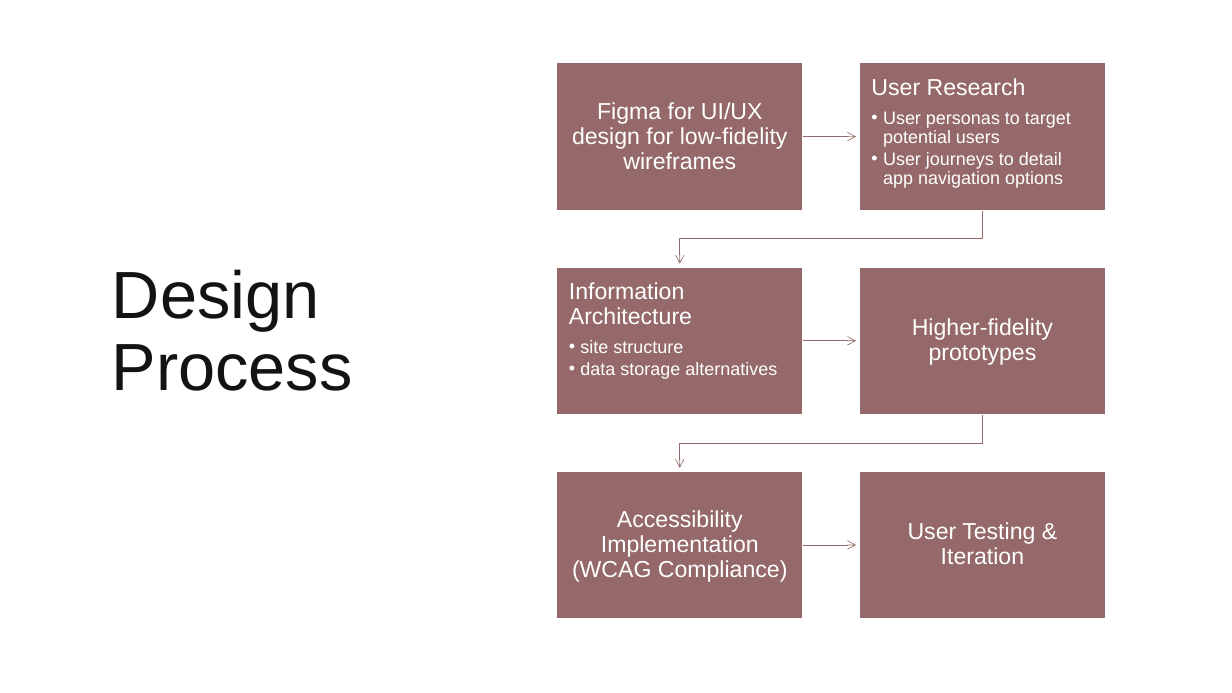
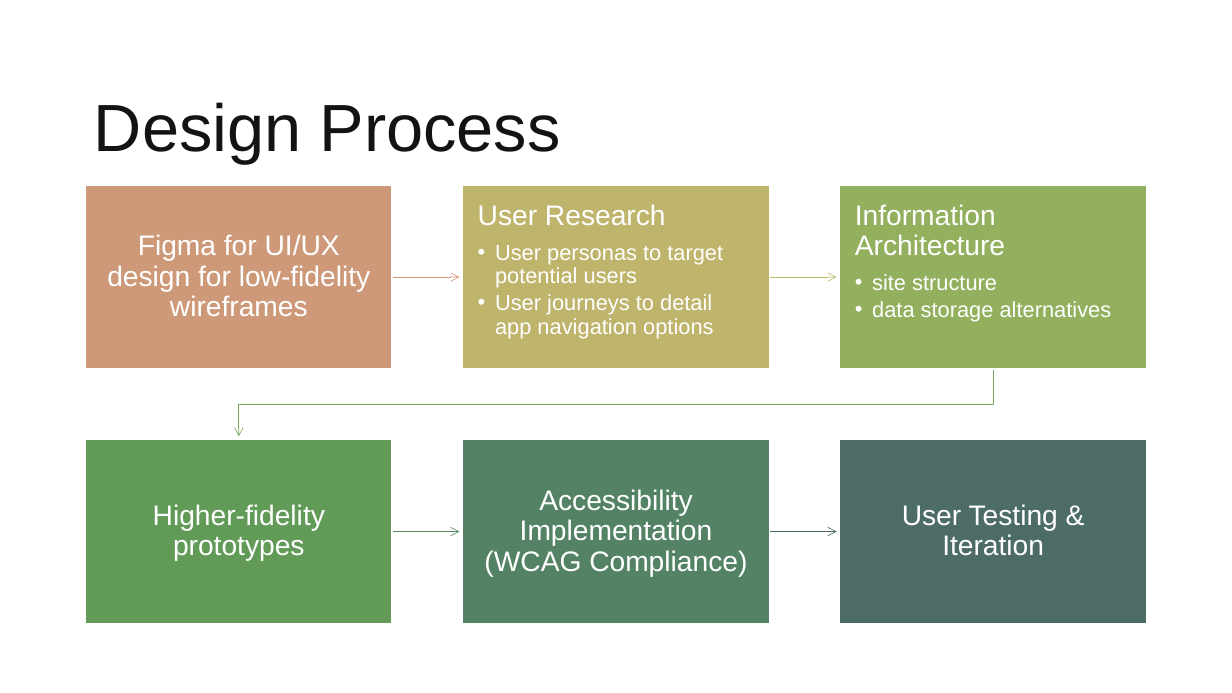
Before and after one commit to chriswil/cpsc8740-final, a slide deck: slide 7 of docs/presentation-chris-williams.pptx. Drawn at 1232x693 pixels with LibreOffice and Linux fonts; fonts in the diff are those of the drawing. Boxes give left, top, right and bottom in pixels: in the first picture for what was removed or moved away, otherwise in the second. Text is boxed around its words. In the diff, an @@ line names an element or a change of style, - is before the commit and + after.

```diff
--- a/docs/presentation-chris-williams.pptx
+++ b/docs/presentation-chris-williams.pptx
@@ title "Design Process" rewrapped from [112, 269, 353, 391] to [94, 102, 561, 163] @@
@@ text "Figma for UI/UX design for ...": place and size @@
-text "Figma for UI/UX design for ..." at [572, 102, 788, 169]
+text "Figma for UI/UX design for ..." at [107, 234, 370, 316]
@@ text "User Research": place and size @@
-text "User Research" at [871, 78, 1071, 188]
+text "User Research" at [478, 204, 723, 338]
@@ text "User Research" at [478, 204, 723, 338]: size 18 to 22 pt in "User Research"; size 14 to 17 pt in "User personas to target potential users", "User journeys to detail app navigation options"; more space between paragraphs; indent changed @@
@@ text "Information Architecture": place and size @@
-text "Information Architecture" at [569, 282, 777, 379]
+text "Information Architecture" at [855, 204, 1112, 322]
@@ text "Information Architecture" at [855, 204, 1112, 322]: size 18 to 22 pt in "Information Architecture"; size 14 to 17 pt in "site structure", "data storage alternatives"; more space between paragraphs; indent changed @@
@@ rectangle: place and size @@
-rectangle at [860, 267, 1105, 415]
+rectangle at [840, 185, 1147, 369]
@@ rectangle at [840, 185, 1147, 369]: fill #956969 to #92B05E @@
@@ freeform shape: place and size @@
-freeform shape at [803, 336, 857, 346]
+freeform shape at [769, 273, 836, 282]
@@ freeform shape at [769, 273, 836, 282]: outline #956969 0.5 pt to #BBBB68 0.5 pt @@
@@ group removed at [557, 63, 1105, 469]: 3 freeform shapes, 3 rectangles @@
@@ size 18 to 22 pt; more space between paragraphs in 4 elements at [902, 504, 1058, 556], [484, 489, 747, 577], [107, 234, 370, 316], [153, 504, 325, 561] @@
@@ text "Higher-fidelity prototypes": place and size @@
-text "Higher-fidelity prototypes" at [912, 318, 1053, 365]
+text "Higher-fidelity prototypes" at [153, 504, 325, 561]
@@ group added at [86, 185, 993, 624]: 3 freeform shapes, 3 rectangles @@
@@ text "Accessibility Implementation (WCAG Compliance)": place and size @@
-text "Accessibility Implementation (WCAG Compliance)" at [572, 510, 788, 582]
+text "Accessibility Implementation (WCAG Compliance)" at [484, 489, 747, 577]
@@ rectangle: place and size @@
-rectangle at [557, 471, 803, 619]
+rectangle at [463, 440, 770, 624]
@@ rectangle at [463, 440, 770, 624]: fill #956969 to #538364 @@
@@ text "User Testing & Iteration": place and size @@
-text "User Testing & Iteration" at [908, 522, 1035, 564]
+text "User Testing & Iteration" at [902, 504, 1058, 556]
@@ rectangle: place and size @@
-rectangle at [860, 471, 1105, 619]
+rectangle at [840, 440, 1147, 624]
@@ rectangle at [840, 440, 1147, 624]: fill #956969 to #4E6C67 @@
@@ freeform shape: place and size @@
-freeform shape at [803, 541, 857, 550]
+freeform shape at [769, 527, 836, 536]
@@ freeform shape at [769, 527, 836, 536]: outline #956969 0.5 pt to #4E6C67 0.5 pt @@
```
Also in this commit, not shown: 2 other slides changed, 3 slides added, 2 other files.
